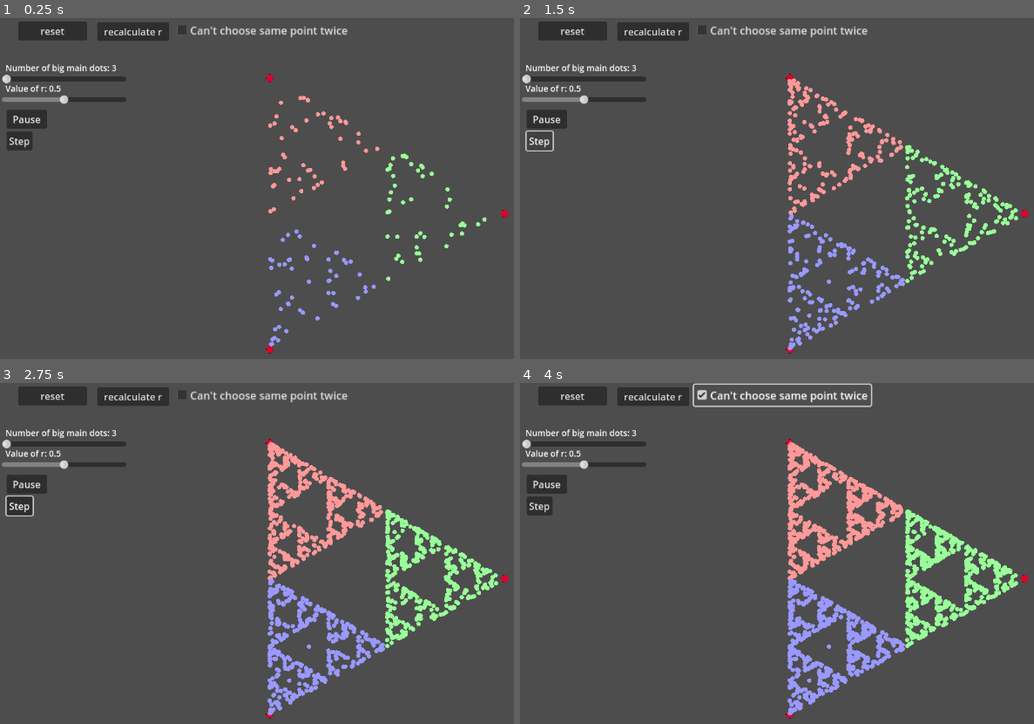
Above: before the commit, frames 1-4 (two rows, left to right).
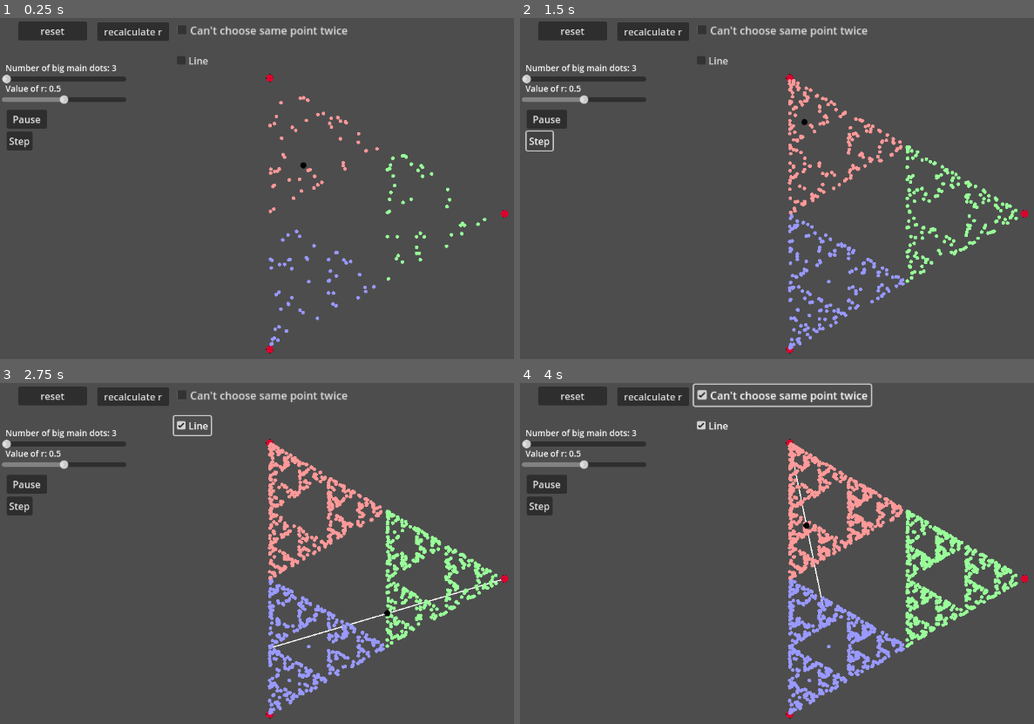
Above: after the commit, the same moments.

Repository: Hoatzinn/pws
Game: Godot game, scene res://Scenes/main_scene.tscn
The game is run twice, just before and just after one commit, with the same random seed, the same clock (stepped at 60 frames per second) and the same inputs.
Inputs (mouse positions are in pixels of both pictures, inside the frame that each line leads up to):
- Up to frame 1 (0.25 s): no input
- Up to frame 2 (1.5 s): click "reset" at 0.5 s; click "Step" at 1.25 s
- Up to frame 3 (2.75 s): click (190, 423) at 2 s, where only the run after the commit has a clickable "Line"
- Up to frame 4 (4 s): click "recalculate r" at 2.75 s; click "Can't choose same point twice" at 3.5 s

The runs differ from the first frame. In frame 1, 0.8% of the frame differs, in the area x 34-95%, y 11-97%; in frame 2, 2.0%; in frame 3, 3.0%, in the area x 1-98%, y 9-98%; in frame 4, 2.8%.

Commit message:
Add a guidance line and change color for small dot when it is first instanciated.

Diff:
--- a/Scenes/main_scene.tscn
+++ b/Scenes/main_scene.tscn
@@ -14,6 +14,9 @@
 zoom = Vector2(0.2, 0.2)
 position_smoothing_enabled = true
 script = ExtResource("1_dgi6p")
+
+[node name="Line" type="Line2D" parent="Model"]
+points = PackedVector2Array(0, 0, 0, 0)
 
 [node name="CanvasLayer" type="CanvasLayer" parent="."]
 
@@ -45,7 +48,7 @@
 offset_bottom = 143.0
 size_flags_horizontal = 0
 max_value = 1.0
-step = 0.1
+step = 0.01
 value = 0.5
 script = ExtResource("3_6yrfl")
 
@@ -97,6 +100,13 @@
 offset_bottom = 219.0
 text = "Step"
 
+[node name="LineButton" type="CheckBox" parent="CanvasLayer"]
+offset_left = 288.0
+offset_top = 55.0
+offset_right = 312.0
+offset_bottom = 79.0
+text = "Line"
+
 [connection signal="pressed" from="CanvasLayer/ResetButton" to="Model" method="_on_reset_button_pressed"]
 [connection signal="pressed" from="CanvasLayer/RecalculateR" to="Model" method="_on_recalculate_r_pressed"]
 [connection signal="pressed" from="CanvasLayer/RecalculateR" to="CanvasLayer/RSlider" method="_on_recalculate_r_pressed"]
@@ -104,3 +114,4 @@
 [connection signal="pressed" from="CanvasLayer/PauseButton" to="Model" method="_on_pause_button_pressed"]
 [connection signal="pressed" from="CanvasLayer/PauseButton" to="CanvasLayer/PauseButton" method="_on_pressed"]
 [connection signal="pressed" from="CanvasLayer/StepButton" to="Model" method="_on_step_button_pressed"]
+[connection signal="toggled" from="CanvasLayer/LineButton" to="Model" method="_on_line_button_toggled"]
--- a/Scenes/model.gd
+++ b/Scenes/model.gd
@@ -8,6 +8,9 @@
 @export var ccspt:bool = false
 var last_main_dot = null
 var pause:bool = false
+var guidance_line:bool = false
+@onready var line:Line2D = $Line
+var last_small_dot:Node2D
 
 #TODO: sim speed
 #TODO: slider for smaller dot size
@@ -21,7 +24,8 @@
 	randomize()
 
 	r = 1-(main_dot_amount/(main_dot_amount+3.0))
-	reset(r, main_dot_amount)
+	reset(main_dot_amount)
+	line.top_level = true
 
 #endregion
 #region Process
@@ -51,33 +55,53 @@
 
 		var target_location:Vector2 = (old_pos+random_main_dot.position)*r # cannot find a random dot
 
+		if last_small_dot != null:
+			last_small_dot.scale *= 0.6
+			var locations = []
+			for main_dot in main_dots:
+				locations.append(main_dot.position.distance_to(last_small_dot.position))
+
+			var closest_main_dot = locations.find(locations.min())
+
+			var h =(1.0+closest_main_dot)/main_dot_amount
+			last_small_dot.modulate = Color.from_hsv(h,0.4,1)
+
 		var small_dot = preload("res://Scenes/smaller_dot.tscn").instantiate()
 		add_child(small_dot)
 		small_dot.top_level = true
 
 		small_dot.position = target_location
 
-		var locations:Array
-		for main_dot in main_dots:
-			locations.append(main_dot.position.distance_to(small_dot.position))
 
-		var closest_main_dot = locations.find(locations.min())
+		if guidance_line:
+			line.set_point_position(0, random_main_dot.position)
+			if last_main_dot == null:
+				line.set_point_position(1, start_position)
+			else:
+				line.set_point_position(1, old_pos)
 
-		var h =(1.0+closest_main_dot)/main_dot_amount
-		small_dot.modulate = Color.from_hsv(h,0.4,1)
+		small_dot.scale *= 1.4
+		small_dot.modulate = Color.from_hsv(0,0,0)
+
+		last_small_dot = small_dot
 
 		old_pos = target_location
 		last_main_dot = random_main_dot_index
 
 #endregion
 #region Reseting
-func reset(r_local, main_dot_amount_local):
+func reset(main_dot_amount_local):
 	randomize()
 	var viewport_size = get_viewport_rect().size
 	var radius = viewport_size.y*2
 
+	var regex = RegEx.new()
+	regex.compile(".*CanvasModulate.*|MainDot.*")
+
 	for dot in get_children():
-		dot.free()
+		if regex.search(dot.name):
+			dot.free()
+	print(get_children())
 	main_dots = []
 
 	var name_scheme = "MainDot%s" # cool gimick https://docs.godotengine.org/en/stable/tutorials/scripting/gdscript/gdscript_format_string.html
@@ -95,6 +119,8 @@
 	for dot in get_children():
 		print("---\nName:%s\nPosition:%s" % [dot.name, dot.position])
 	print("---")
+
+	reset_line()
 
 	print("\n--- Value of r: " + str(r) + "---")
 
@@ -117,7 +143,7 @@
 	r = 1-(main_dot_amount/(main_dot_amount+3.0))
 
 func _on_reset_button_pressed():
-	reset(r, main_dot_amount)
+	reset(main_dot_amount)
 
 func _on_ccspt_button_toggled(button_pressed):
 	ccspt = button_pressed
@@ -127,4 +153,13 @@
 
 func _on_step_button_pressed():
 	new_small_dot()
+
+func _on_line_button_toggled(toggled_on):
+	guidance_line = toggled_on
+	if not toggled_on:
+		reset_line()
+
 #endregion
+func reset_line():
+	line.set_point_position(0,start_position)
+	line.set_point_position(1, start_position)
